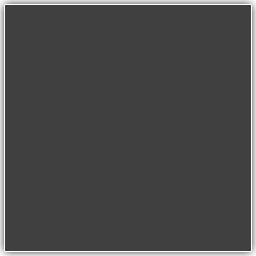
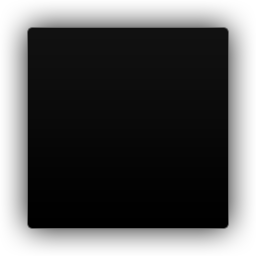
The second 256 x 256 image is a revision of the first. Changes to its layers:
added layer "Rounded Rectangle 1" above "Layer 1" over (28, 28, 228, 228)
hid "Layer 1" over (5, 5, 251, 251)
